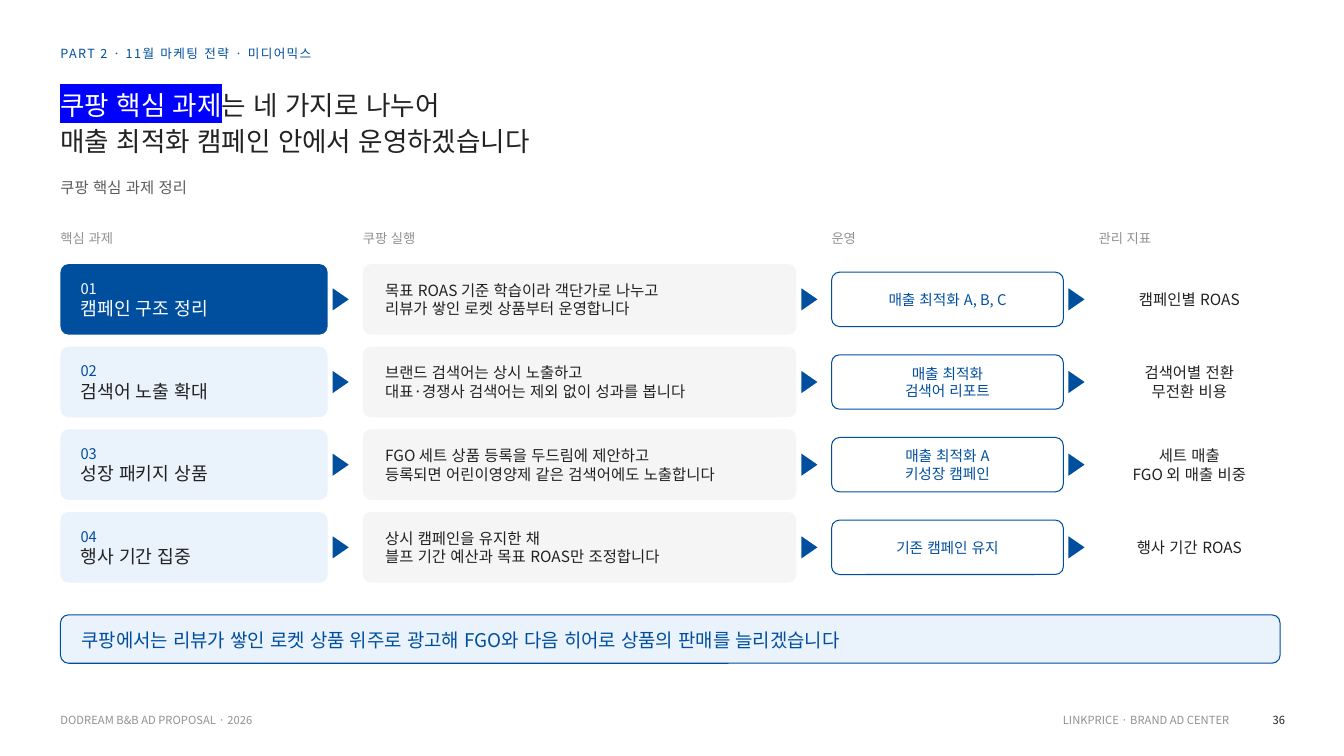
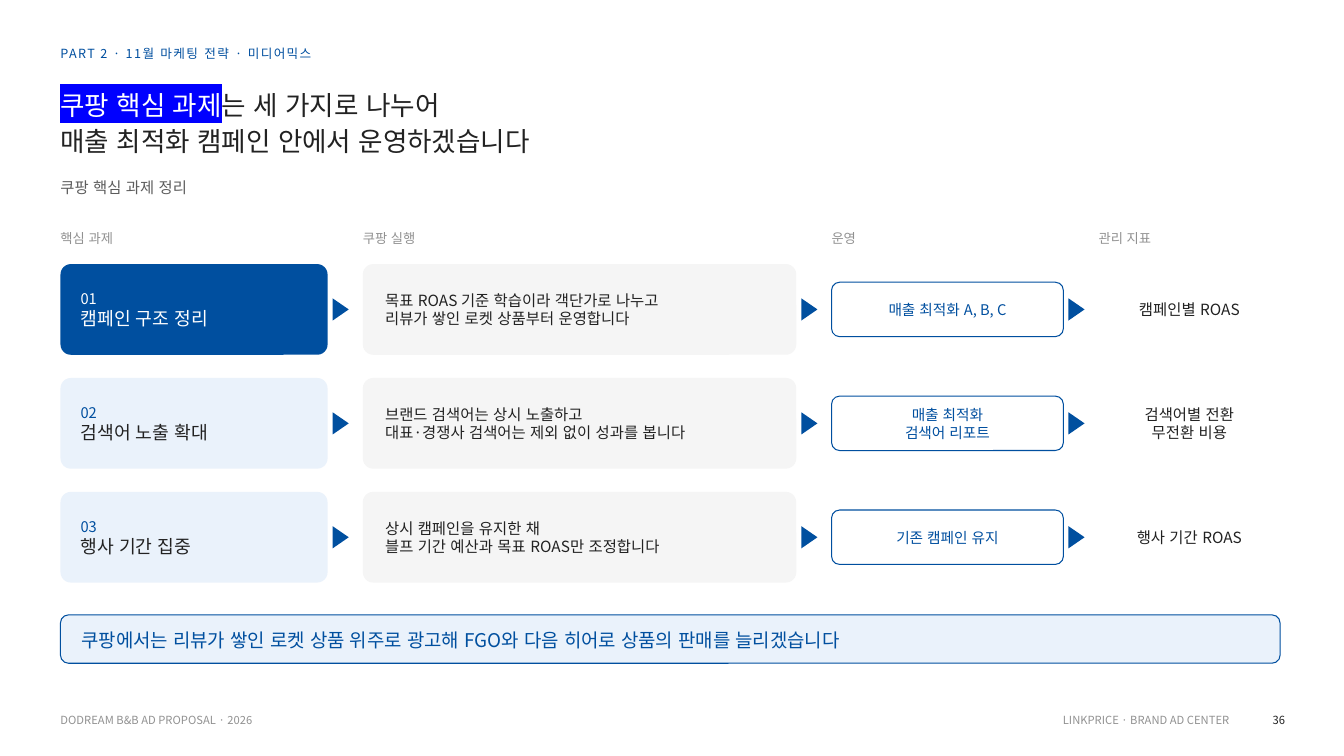
Before and after one commit to sonnet24/mypage, a slide deck: slide 4 of 쿠팡_오픈마켓_11월_261013_취합본.pptx. Drawn at 1344x756 pixels with LibreOffice and Linux fonts; fonts in the diff are those of the drawing. Boxes give left, top, right and bottom in pixels: in the first picture for what was removed or moved away, otherwise in the second. Text is boxed around its words. In the diff, an @@ line names an element or a change of style, - is before the commit and + after.

```diff
--- a/쿠팡_오픈마켓_11월_261013_취합본.pptx
+++ b/쿠팡_오픈마켓_11월_261013_취합본.pptx
@@ text at (x1=60, y1=87, x2=439, y2=122): text changed @@
-쿠팡 핵심 과제는 네 가지로 나누어
+쿠팡 핵심 과제는 세 가지로 나누어
@@ rounded rectangle resized from (x1=60, y1=264, x2=328, y2=335) to (x1=60, y1=264, x2=328, y2=355) @@
@@ text "01" moved from (x1=81, y1=283, x2=207, y2=317) to (x1=81, y1=293, x2=207, y2=327) @@
@@ rounded rectangle resized from (x1=363, y1=264, x2=797, y2=335) to (x1=363, y1=264, x2=797, y2=355) @@
@@ text "목표 ROAS 기준 학습이라 객단가로 ..." moved from (x1=385, y1=283, x2=659, y2=316) to (x1=385, y1=293, x2=659, y2=326) @@
@@ text "캠페인별 ROAS" moved from (x1=1139, y1=292, x2=1240, y2=306) to (x1=1139, y1=302, x2=1240, y2=316) @@
@@ 3 triangles, 1 text, 1 rounded rectangle moved together from (x1=333, y1=272, x2=1085, y2=327) to (x1=333, y1=282, x2=1085, y2=337) @@
@@ rounded rectangle resized from (x1=60, y1=347, x2=328, y2=417) to (x1=60, y1=378, x2=328, y2=469) @@
@@ text "02" moved from (x1=81, y1=365, x2=207, y2=400) to (x1=81, y1=407, x2=207, y2=441) @@
@@ rounded rectangle resized from (x1=363, y1=347, x2=797, y2=417) to (x1=363, y1=378, x2=797, y2=469) @@
@@ text "브랜드 검색어는 상시 노출하고" moved from (x1=385, y1=365, x2=686, y2=399) to (x1=385, y1=407, x2=686, y2=440) @@
@@ text "검색어별 전환" moved from (x1=1145, y1=365, x2=1234, y2=399) to (x1=1145, y1=407, x2=1234, y2=440) @@
@@ 3 triangles, 1 text, 1 rounded rectangle moved together from (x1=333, y1=355, x2=1085, y2=409) to (x1=333, y1=396, x2=1085, y2=451) @@
@@ rounded rectangle removed at (x1=60, y1=430, x2=328, y2=500) @@
@@ text removed at (x1=81, y1=448, x2=207, y2=482) @@
-03
-성장 패키지 상품
@@ rounded rectangle removed at (x1=363, y1=430, x2=797, y2=500) @@
@@ text removed at (x1=385, y1=448, x2=715, y2=482) @@
-FGO 세트 상품 등록을 두드림에 제안하고
-등록되면 어린이영양제 같은 검색어에도 노출합니다
@@ rounded rectangle removed at (x1=832, y1=438, x2=1064, y2=492) @@
@@ text removed at (x1=905, y1=448, x2=990, y2=480) @@
-매출 최적화 A
-키성장 캠페인
@@ text removed at (x1=1133, y1=448, x2=1246, y2=482) @@
-세트 매출
-FGO 외 매출 비중
@@ triangle removed at (x1=333, y1=454, x2=349, y2=476) @@
@@ triangle removed at (x1=802, y1=454, x2=818, y2=476) @@
@@ triangle removed at (x1=1069, y1=454, x2=1085, y2=476) @@
@@ rounded rectangle resized from (x1=60, y1=512, x2=328, y2=583) to (x1=60, y1=492, x2=328, y2=583) @@
@@ text "03" moved from (x1=81, y1=531, x2=191, y2=565) to (x1=81, y1=521, x2=191, y2=555) @@
@@ rounded rectangle resized from (x1=363, y1=512, x2=797, y2=583) to (x1=363, y1=492, x2=797, y2=583) @@
@@ text "상시 캠페인을 유지한 채" moved from (x1=385, y1=531, x2=660, y2=564) to (x1=385, y1=521, x2=660, y2=554) @@
@@ text "행사 기간 ROAS" moved from (x1=1137, y1=540, x2=1242, y2=555) to (x1=1137, y1=530, x2=1242, y2=545) @@
@@ text at (x1=81, y1=521, x2=97, y2=532): text changed @@
-04
+03
@@ 3 triangles, 1 text, 1 rounded rectangle moved together from (x1=333, y1=520, x2=1085, y2=575) to (x1=333, y1=510, x2=1085, y2=565) @@
```
Also in this commit, not shown: 1 other slide changed.
